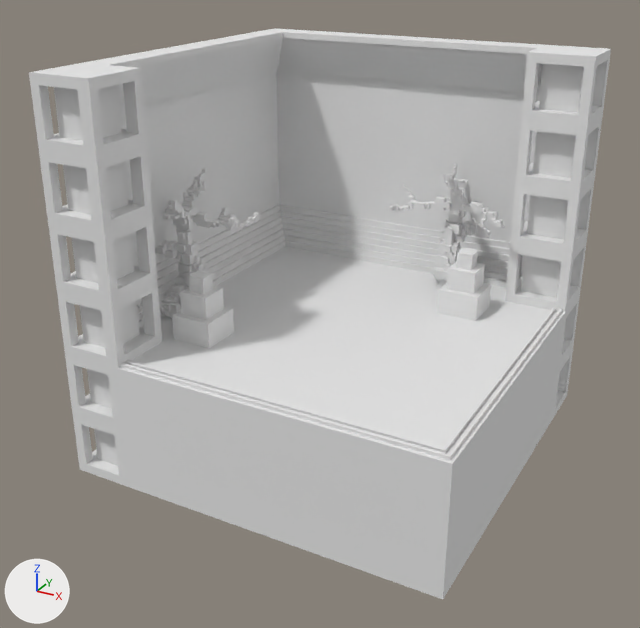
One commit to the OBJ model UnlimitedTowerClient/TowerMain/UnlimitedTower/Assets/Map/Undead/map_which_7.obj: the scene before it, then after it.
Rendered twice from a camera (50 mm lens) standing at (117.4, -228.1, 154.6) and looking at (-3.1, -9.1, 45.1). The axes (+X, +Y, +Z) are drawn at lower left. The lights are the same throughout. Where no turn or scale is listed for an object, it has been applied to the vertices. Vertices at the same position are counted once.

In view in the first picture: 'map_which_7'.
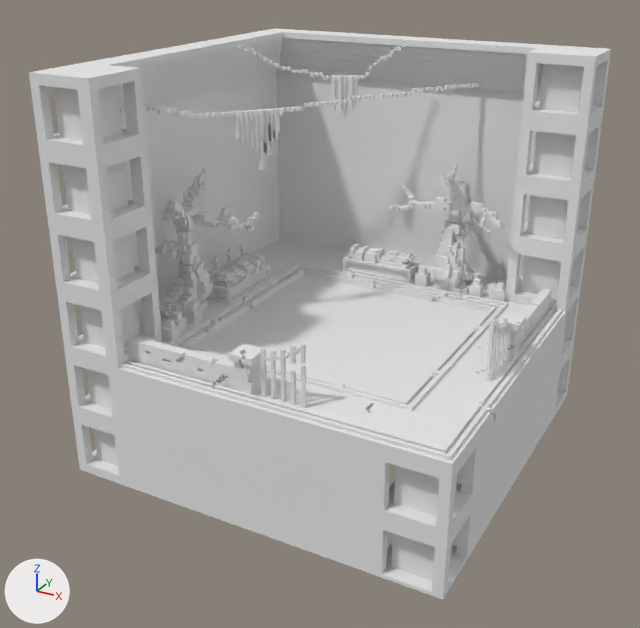
Boxes [x1, y1, x2, y2] around the edits, measured in the pictures (640 x 628 px):
part 1 of me_map_which_7, added: after [239, 45, 370, 116]
part 2 of me_map_which_7, added: after [369, 44, 406, 70]
part 3 of me_map_which_7, built on: before [132, 205, 579, 599]; after [119, 62, 579, 599]

The change, as a diff of the scene's bpy script:
```diff
--- a/UnlimitedTowerClient/TowerMain/UnlimitedTower/Assets/Map/Undead/map_which_7.obj.py
+++ b/UnlimitedTowerClient/TowerMain/UnlimitedTower/Assets/Map/Undead/map_which_7.obj.py
@@ me_map_which_7 @@
 # used by ob_map_which_7; location = (0.0, 0.0, 0.0)
-me_map_which_7.from_pydata(...)  # 8157 vertices, 16570 faces; spans x -60.0..60.0, y -60.0..60.0, z 0.0..120.0
+me_map_which_7.from_pydata(...)  # 11359 vertices, 23140 faces; spans x -60.0..60.0, y -60.0..60.0, z 0.0..120.0
+# me_map_which_7 part 1: a new loose piece of 206 vertices spanning x -49.0..-13.0, y 20.0..43.0, z 96.0..119.0, in mat_palette (white #e7e7e7)
+# me_map_which_7 part 2: a new loose piece of 61 vertices spanning x -13.0..-3.0, y 42.0..49.0, z 111.0..119.0, in mat_palette (white #e7e7e7)
+# me_map_which_7 part 3: 945 vertices removed from x -59.0..60.0, y -60.0..60.0, z 0.0..73.0; 3911 vertices added at x -59.0..60.0, y -60.0..60.0, z 0.0..107.0
 me_map_which_7.materials.append(mat_palette)
```
